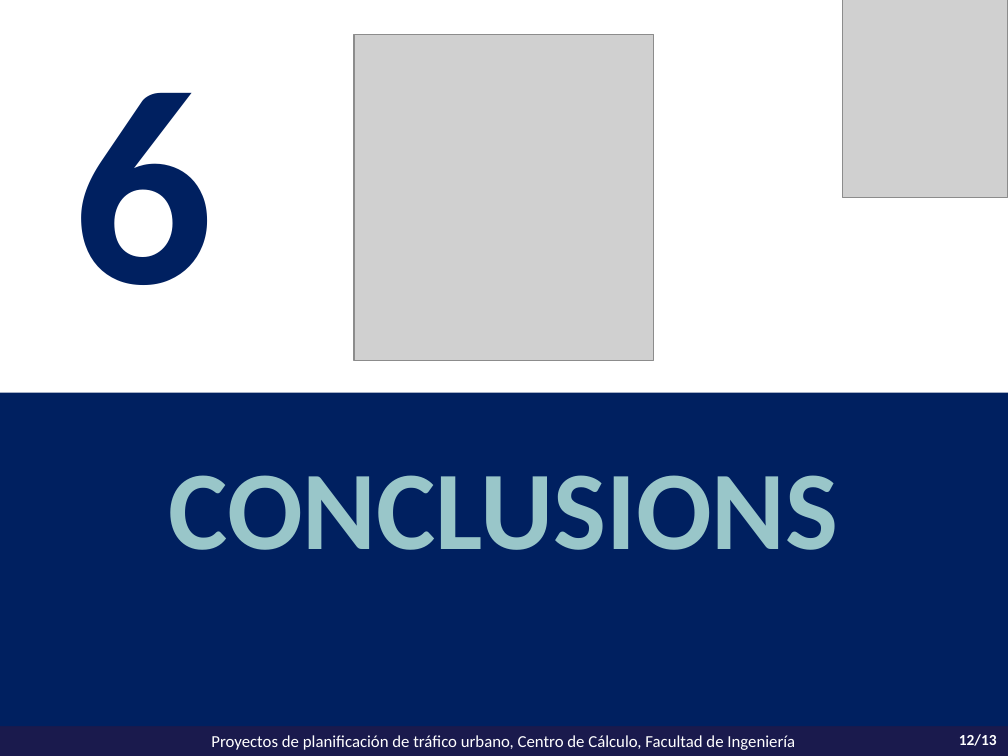
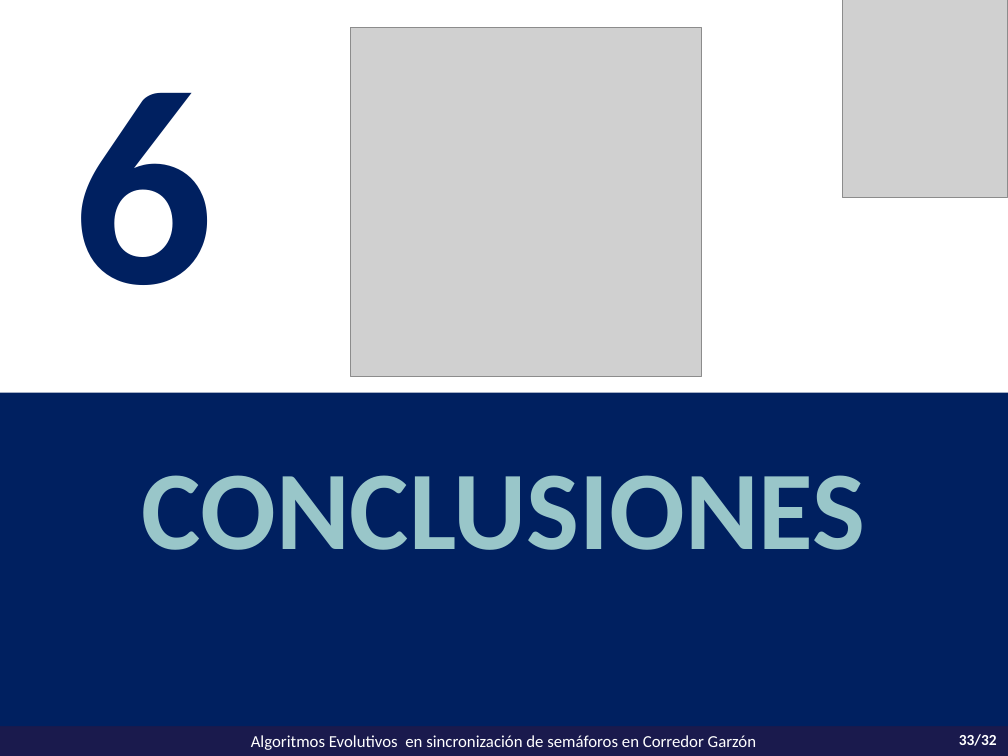
Before and after one commit to vitogit/proyecto-grado-garzon-2014, a slide deck: slide 33 of presentacion/Presentacion Garzon.pptx (slide 12 before the commit). Drawn at 1008x756 pixels with LibreOffice and Linux fonts; fonts in the diff are those of the drawing; grey boxes stand for pictures. Boxes give left, top, right and bottom in pixels: in the first picture for what was removed or moved away, otherwise in the second. Text is boxed around its words. In the diff, an @@ line names an element or a change of style, - is before the commit and + after.

```diff
--- a/presentacion/Presentacion Garzon.pptx
+++ b/presentacion/Presentacion Garzon.pptx
@@ picture: place and size @@
-picture at [354,34,654,361]
+picture at [351,27,702,376]
@@ text in rectangle at [142,475,865,550]: text changed @@
-CONCLUSIONS
+CONCLUSIONES
@@ text in rectangle at [251,735,756,750]: text changed @@
-Proyectos de planificación de tráfico urbano, Centro de Cálculo, Facultad de Ingeniería
+Algoritmos Evolutivos en sincronización de semáforos en Corredor Garzón
@@ page number at [959,734,997,746]: text changed @@
-12/13
+33/32
```
Also in this commit, not shown: 9 other slides changed, 27 slides added, 3 slides removed.
